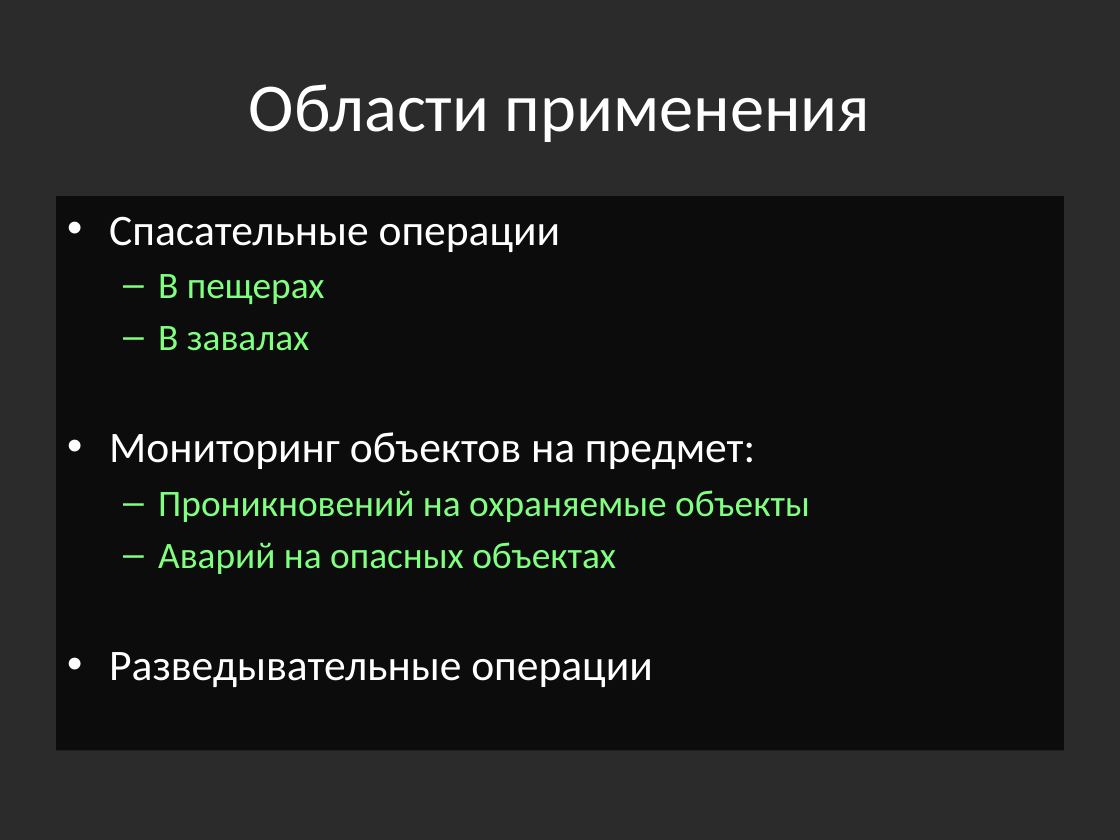
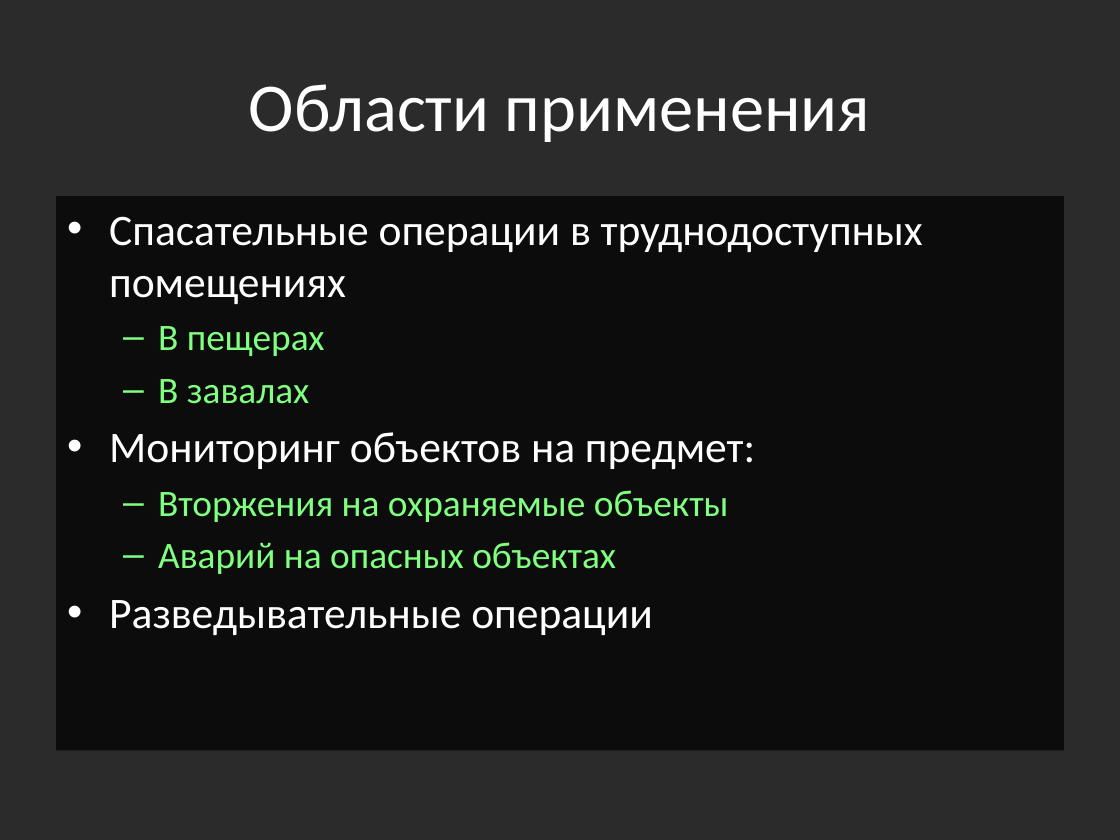
Before and after one commit to yaceq/quadro-xds, a slide deck: slide 3 of Docs/Medias2012_dhg.pptx. Drawn at 1120x840 pixels with LibreOffice and Linux fonts; fonts in the diff are those of the drawing; background and template pictures are left out; a plain dark background stands for a picture behind light text. Boxes give left, top, right and bottom in pixels: in the first picture for what was removed or moved away, otherwise in the second. Text is boxed around its words. In the diff, an @@ line names an element or a change of style, - is before the commit and + after.

```diff
--- a/Docs/Medias2012_dhg.pptx
+++ b/Docs/Medias2012_dhg.pptx
@@ text at [109, 216, 923, 304]: text changed @@
-• Спасательные операции
+• Спасательные операции в труднодоступных помещениях
@@ text at [158, 490, 729, 522]: text changed @@
-  – Проникновений на охраняемые объекты
+  – Вторжения на охраняемые объекты
```
Also in this commit, not shown: 7 other slides changed, 2 slides added, 4 slides removed.
